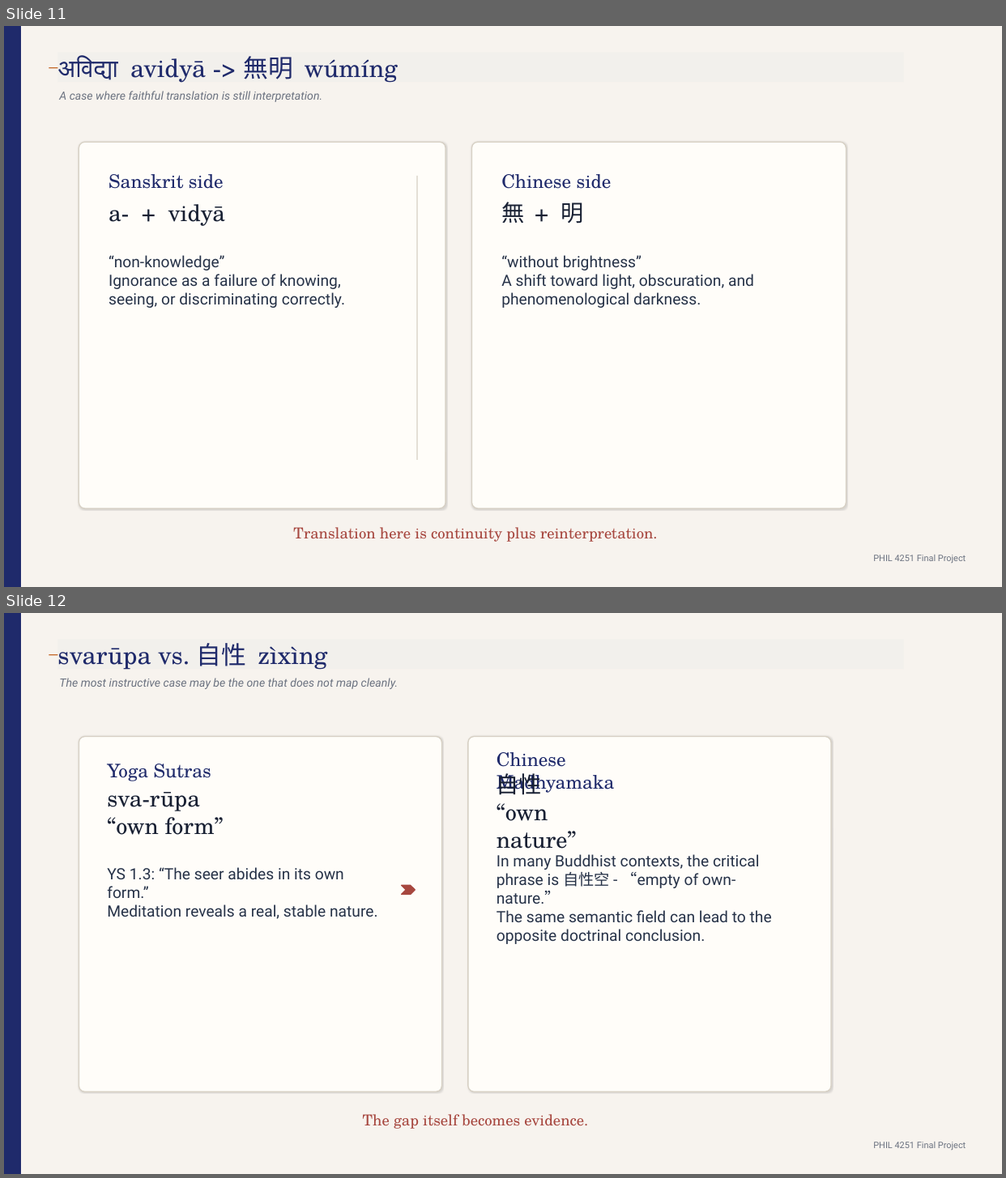
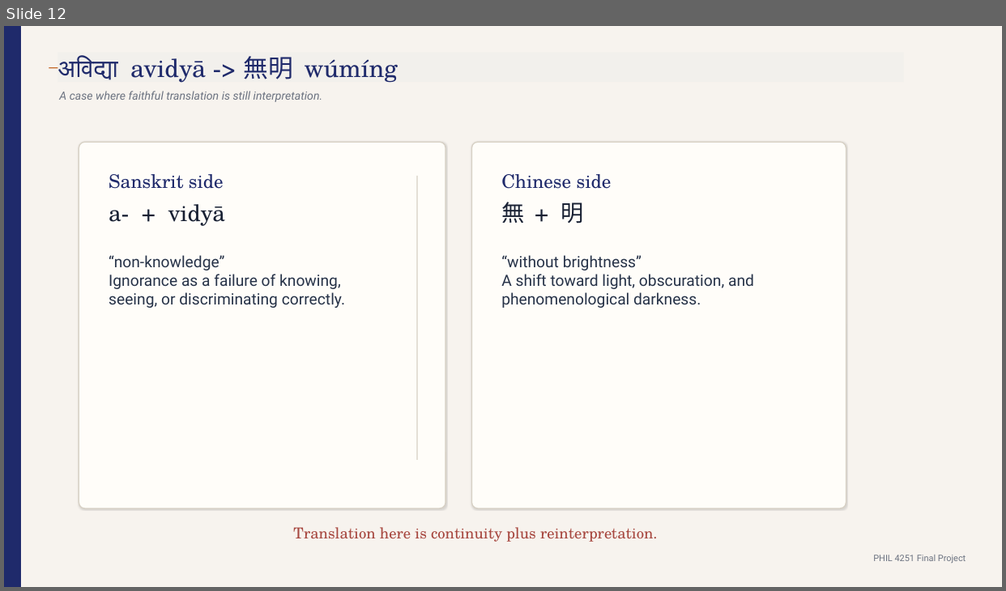
Before and after one commit to jbajaj6/sanskrit_etymology, a slide deck: docs/final_presentation.pptx. Shown one above the other, each under a label of ours: slides 11 and 12 before the commit, slide 12 after it. The pictures are 1006x1178 and 1006x591 pixels, drawn with LibreOffice and Linux fonts; fonts in the diff are those of the drawing. Boxes give left, top, right and bottom in pixels: in the first picture for what was removed or moved away, otherwise in the second. Text is boxed around its words. In the diff, an @@ line names an element or a change of style, - is before the commit and + after.

```diff
--- a/docs/final_presentation.pptx
+++ b/docs/final_presentation.pptx
@@ slide 12 removed at (x1=4, y1=613, x2=1002, y2=1174), background #F7F3EE; not listed: 3 template elements that a slide beside it also shows @@
@@ text removed at (x1=57, y1=643, x2=327, y2=670) @@
-svarūpa vs. 自性 zìxìng
@@ text removed at (x1=59, y1=678, x2=398, y2=689) @@
-The most instructive case may be the one that does not map cleanly.
@@ rounded rectangle removed at (x1=79, y1=736, x2=442, y2=1093) @@
@@ rounded rectangle removed at (x1=468, y1=736, x2=831, y2=1093) @@
@@ text removed at (x1=496, y1=752, x2=615, y2=794) @@
-Chinese Madhyamaka
@@ text removed at (x1=107, y1=764, x2=211, y2=781) @@
-Yoga Sutras
@@ text removed at (x1=496, y1=773, x2=577, y2=849) @@
-自性
-“own nature”
@@ text removed at (x1=107, y1=792, x2=224, y2=835) @@
-sva-rūpa
-“own form”
@@ text removed at (x1=496, y1=854, x2=772, y2=944) @@
-In many Buddhist contexts, the critical phrase is 自性空 - “empty of own-nature.”
-The same semantic field can lead to the opposite doctrinal conclusion.
@@ text removed at (x1=107, y1=867, x2=378, y2=919) @@
-YS 1.3: “The seer abides in its own form.”
-Meditation reveals a real, stable nature.
@@ chevron removed at (x1=402, y1=885, x2=415, y2=895) @@
@@ text removed at (x1=363, y1=1114, x2=588, y2=1129) @@
-The gap itself becomes evidence.
@@ what was slide 11 is now slide 12 @@
```
Also in this commit, not shown: 1 slide changed, 2 slides added, 9 other files.
